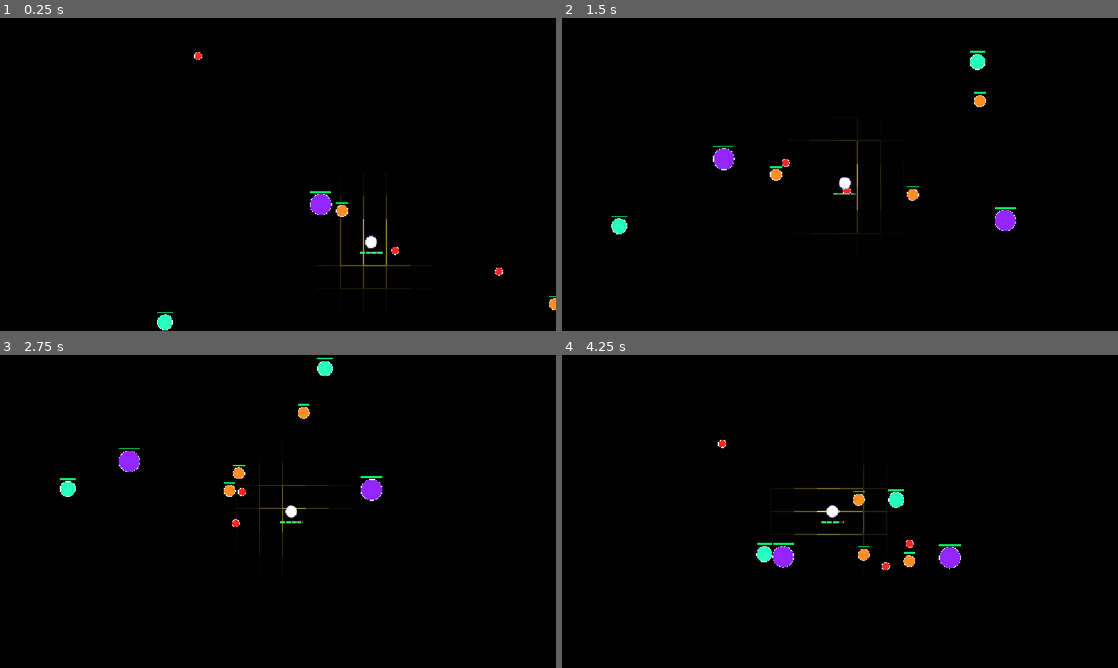
Above: before the commit, frames 1-4 (two rows, left to right).
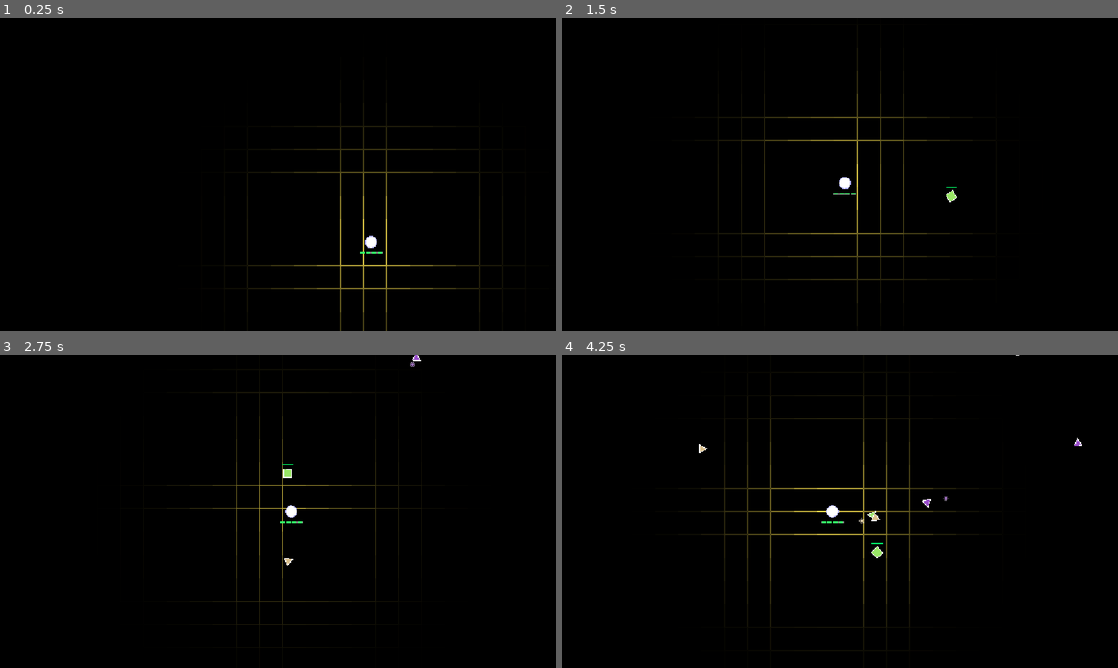
Above: after the commit, the same moments.

Repository: prime399/beatgrid-new
Game: Godot game, scene res://control.tscn
Two runs of this game, one before a commit and one after it. Both use one fixed random seed, a clock stepped at 60 frames per second and the inputs below.
Inputs (mouse positions are in pixels of both pictures, inside the frame that each line leads up to):
- Up to frame 1 (0.25 s): no input
- Up to frame 2 (1.5 s): tap Enter at 0.5 s; move the mouse to (962, 158) at 0.52 s; hold Right (ui_right) 0.53-1.28 s; move the mouse to (728, 190) at 1.27 s; hold Down (ui_down) from 1.28 s (still down)
- Up to frame 3 (2.75 s): move the mouse to (333, 442) at 2.02 s; release Down (ui_down) at 2.03 s; hold Right (ui_right) from 2.03 s (still down)
- Up to frame 4 (4.25 s): move the mouse to (812, 574) at 2.77 s; release Right (ui_right) at 2.78 s; hold Up (ui_up) 2.78-3.53 s; move the mouse to (1006, 558) at 3.52 s; hold Left (ui_left) from 3.53 s (still down)

The runs differ from the first frame. In frame 1, 1.9% of the frame differs, in the area x 28-100%, y 10-100%; in frame 2, 2.4%; in frame 3, 1.9%; in frame 4, 2.9%, in the area x 24-94%, y 0-88%.

Commit message:
Refactor enemies to spawn shapes and chain lasers

Diff:
--- a/control.tscn
+++ b/control.tscn
@@ -27,7 +27,7 @@
 script = ExtResource("2_62e2m")
 
 [node name="Enemies" type="Node2D" parent="." unique_id=1820971810]
-position = Vector2(-4, 5)
+position = Vector2(-7, 5)
 script = ExtResource("3_ee4bf")
 
 [node name="Player" type="Node2D" parent="." unique_id=640842919]
--- a/enemies.gd
+++ b/enemies.gd
@@ -7,35 +7,119 @@
 const CONTACT_COOLDOWN = 0.8
 const PLAYER_RADIUS = 12.0
 
-const ENEMY_TYPES = [
-	{"hp": 1, "size": 8.0,  "speed_min": 80.0,  "speed_max": 150.0, "hue": 0.0,  "damage": 1, "chase": 0.5},
-	{"hp": 2, "size": 12.0, "speed_min": 60.0,  "speed_max": 120.0, "hue": 0.08, "damage": 2, "chase": 0.35},
-	{"hp": 3, "size": 16.0, "speed_min": 50.0,  "speed_max": 100.0, "hue": 0.45, "damage": 3, "chase": 0.25},
-	{"hp": 5, "size": 22.0, "speed_min": 30.0,  "speed_max": 70.0,  "hue": 0.75, "damage": 5, "chase": 0.15},
+const TRI_COLORS = [
+	Color(0.85, 0.75, 0.55),
+	Color(0.6, 0.3, 0.8),
+	Color(1.0, 0.95, 0.3),
+	Color(0.6, 0.9, 0.4),
 ]
+const SQR_COLORS = [
+	Color(0.85, 0.75, 0.55),
+	Color(0.6, 0.3, 0.8),
+	Color(1.0, 0.95, 0.3),
+	Color(0.6, 0.9, 0.4),
+]
+const HEX_COLORS = [
+	Color(0.95, 0.95, 0.95),
+	Color(0.85, 0.75, 0.55),
+]
+
+const PROJ_SPEED = 130.0
+const PROJ_TURN = 1.2
+const PROJ_RADIUS = 5.0
+const PROJ_LIFETIME = 7.0
+const TRI_SHOOT_CD = 2.5
+const TRI_SIGHT_RANGE = 500.0
+
+const HEX_SPAWN_CD = 20.0
+const HEX_MAX_MINIONS = 3
 
 var enemies: Array = []
+var projectiles: Array = []
 var particles: Array = []
 
 func _ready() -> void:
-	var center = Vector2(MAP_W / 2.0, MAP_H / 2.0)
-	for i in range(10):
-		var etype = ENEMY_TYPES[i % ENEMY_TYPES.size()]
-		var offset = Vector2(randf_range(-500, 500), randf_range(-400, 400))
-		var e = {
-			"pos": center + offset,
-			"vel": Vector2.from_angle(randf() * TAU) * randf_range(etype.speed_min, etype.speed_max),
-			"color": Color.from_hsv(etype.hue, 0.85, 1.0),
-			"size": etype.size,
-			"hp": etype.hp,
-			"max_hp": etype.hp,
-			"flash": 0.0,
-			"damage": etype.damage,
-			"chase": etype.chase,
-			"contact_cd": 0.0,
-			"base_speed": randf_range(etype.speed_min, etype.speed_max),
-		}
-		enemies.append(e)
+	_spawn_initial_enemies()
+
+func _spawn_initial_enemies():
+	var spawn_points = _get_scattered_positions(15, 200.0)
+	var tri_count = 8
+	var sqr_count = 5
+	var hex_count = 2
+
+	for i in range(tri_count):
+		if i >= spawn_points.size():
+			break
+		enemies.append(_make_triangle(spawn_points[i]))
+
+	for i in range(sqr_count):
+		var idx = tri_count + i
+		if idx >= spawn_points.size():
+			break
+		enemies.append(_make_square(spawn_points[idx]))
+
+	for i in range(hex_count):
+		var idx = tri_count + sqr_count + i
+		if idx >= spawn_points.size():
+			break
+		enemies.append(_make_hexagon(spawn_points[idx]))
+
+func _get_scattered_positions(count: int, min_dist: float) -> Array:
+	var positions: Array = []
+	var player_pos = Vector2(MAP_W / 2.0, MAP_H / 2.0)
+	var x_min = ARENA_INSET + CORNER_R
+	var x_max = MAP_W - ARENA_INSET - CORNER_R
+	var y_min = ARENA_INSET + CORNER_R
+	var y_max = MAP_H - ARENA_INSET - CORNER_R
+	var attempts = 0
+	while positions.size() < count and attempts < 500:
+		attempts += 1
+		var pos = Vector2(randf_range(x_min, x_max), randf_range(y_min, y_max))
+		if pos.distance_to(player_pos) < 300.0:
+			continue
+		var too_close = false
+		for p in positions:
+			if pos.distance_to(p) < min_dist:
+				too_close = true
+				break
+		if not too_close:
+			positions.append(pos)
+	return positions
+
+func _make_triangle(pos: Vector2) -> Dictionary:
+	var c = TRI_COLORS[randi() % TRI_COLORS.size()]
+	return {
+		"type": "triangle", "pos": pos,
+		"vel": Vector2.from_angle(randf() * TAU) * randf_range(80, 140),
+		"color": c, "size": 10.0, "hp": 1, "max_hp": 1,
+		"flash": 0.0, "damage": 1, "chase": 0.5,
+		"contact_cd": 0.0, "base_speed": randf_range(80, 140),
+		"shoot_cd": randf_range(0.5, TRI_SHOOT_CD),
+		"angle": randf() * TAU, "owner_id": -1,
+	}
+
+func _make_square(pos: Vector2) -> Dictionary:
+	var c = SQR_COLORS[randi() % SQR_COLORS.size()]
+	return {
+		"type": "square", "pos": pos,
+		"vel": Vector2.from_angle(randf() * TAU) * randf_range(50, 90),
+		"color": c, "size": 12.0, "hp": 2, "max_hp": 2,
+		"flash": 0.0, "damage": 2, "chase": 0.3,
+		"contact_cd": 0.0, "base_speed": randf_range(50, 90),
+		"shoot_cd": 0.0, "angle": randf() * TAU, "owner_id": -1,
+	}
+
+func _make_hexagon(pos: Vector2) -> Dictionary:
+	var c = HEX_COLORS[randi() % HEX_COLORS.size()]
+	return {
+		"type": "hexagon", "pos": pos,
+		"vel": Vector2.ZERO, "color": c, "size": 28.0,
+		"hp": 8, "max_hp": 8, "flash": 0.0, "damage": 3,
+		"chase": 0.0, "contact_cd": 0.0, "base_speed": 0.0,
+		"shoot_cd": 0.0, "angle": randf() * TAU,
+		"spawn_cd": randf_range(1.0, HEX_SPAWN_CD),
+		"minion_count": 0, "hex_id": randi(), "owner_id": -1,
+	}
 
 func damage_in_line(start: Vector2, end: Vector2, hit_radius: float, damage: int):
 	var to_remove = []
@@ -47,8 +131,7 @@
 			if e.hp <= 0:
 				to_remove.append(e)
 	for e in to_remove:
-		_spawn_death_particles(e)
-		enemies.erase(e)
+		_on_enemy_death(e)
 
 func repel_from_line(a: Vector2, b: Vector2, thickness: float, push_dir: Vector2, _push_force: float, delta: float):
 	var push_dist = 48.0 * 2.5
@@ -57,20 +140,27 @@
 		if dist < thickness + e.size:
 			e.pos += push_dir.normalized() * push_dist * delta / 0.35
 
-func _spawn_death_particles(e):
+func _on_enemy_death(e: Dictionary):
+	_spawn_death_particles(e)
+	if e.type == "hexagon":
+		for other in enemies:
+			if other.get("owner_id", -1) == e.get("hex_id", -1):
+				other.owner_id = -1
+	enemies.erase(e)
+
+func _spawn_death_particles(e: Dictionary):
 	var count = int(e.size * 1.2) + 8
 	for i in range(count):
-		var angle = randf() * TAU
+		var a = randf() * TAU
 		var speed = randf_range(120, 350)
 		particles.append({
-			"pos": e.pos + Vector2.from_angle(angle) * randf_range(0, e.size * 0.5),
-			"vel": Vector2.from_angle(angle) * speed,
+			"pos": e.pos + Vector2.from_angle(a) * randf_range(0, e.size * 0.5),
+			"vel": Vector2.from_angle(a) * speed,
 			"rot_speed": randf_range(-12.0, 12.0),
 			"angle": randf() * TAU,
 			"size": randf_range(2.0, e.size * 0.5),
 			"color": e.color.lightened(randf_range(-0.1, 0.3)),
-			"life": randf_range(0.4, 0.7),
-			"max_life": 0.7,
+			"life": randf_range(0.4, 0.7), "max_life": 0.7,
 		})
 
 func _point_to_segment_dist(p: Vector2, a: Vector2, b: Vector2) -> float:
@@ -83,33 +173,90 @@
 
 func _process(delta: float) -> void:
 	var player_pos = get_node("../Player").position
+	var player_node = get_node("../Player")
 
 	for e in enemies:
-		var to_player = (player_pos - e.pos).normalized()
-		var chase_vel = to_player * e.base_speed * 1.5
-		e.vel = e.vel.lerp(chase_vel, e.chase * delta * 3.0)
-
-		var old_pos = e.pos
-		e.pos += e.vel * delta
-		e.pos = _clamp_rounded_rect(e.pos, e.size)
-		if e.pos != old_pos + e.vel * delta:
-			var diff = e.pos - old_pos
-			if abs(diff.x) < 0.01:
-				e.vel.x *= -1
-			if abs(diff.y) < 0.01:
-				e.vel.y *= -1
+		e.angle += delta * 0.5
+
+		if e.type == "hexagon":
+			_process_hexagon(e, player_pos, delta)
+		else:
+			var to_player = (player_pos - e.pos).normalized()
+			var chase_vel = to_player * e.base_speed * 1.5
+			e.vel = e.vel.lerp(chase_vel, e.chase * delta * 3.0)
+			e.pos += e.vel * delta
+			e.pos = _clamp_rounded_rect(e.pos, e.size)
+
+		if e.type == "triangle":
+			_process_triangle_shoot(e, player_pos, delta)
 
 		if e.flash > 0.0:
 			e.flash -= delta
-
 		if e.contact_cd > 0.0:
 			e.contact_cd -= delta
 		elif e.pos.distance_to(player_pos) < e.size + PLAYER_RADIUS:
-			get_node("../Player").take_damage(e.damage)
+			player_node.take_damage(e.damage)
 			e.contact_cd = CONTACT_COOLDOWN
-			var knockback = (e.pos - player_pos).normalized()
-			e.vel = knockback * e.base_speed * 2.0
-
+			if e.base_speed > 0:
+				e.vel = (e.pos - player_pos).normalized() * e.base_speed * 2.0
+
+	_process_projectiles(delta, player_pos, player_node)
+	_process_particles(delta)
+	queue_redraw()
+
+func _process_hexagon(e: Dictionary, _player_pos: Vector2, delta: float):
+	e.spawn_cd -= delta
+	if e.spawn_cd <= 0.0:
+		e.spawn_cd = HEX_SPAWN_CD + randf_range(-1.0, 1.0)
+		if e.minion_count < HEX_MAX_MINIONS:
+			var offset = Vector2.from_angle(randf() * TAU) * (e.size + 20.0)
+			var minion: Dictionary
+			if randf() < 0.6:
+				minion = _make_triangle(e.pos + offset)
+			else:
+				minion = _make_square(e.pos + offset)
+			minion.owner_id = e.hex_id
+			enemies.append(minion)
+			e.minion_count += 1
+
+func _process_triangle_shoot(e: Dictionary, player_pos: Vector2, delta: float):
+	e.shoot_cd -= delta
+	if e.shoot_cd <= 0.0:
+		e.shoot_cd = TRI_SHOOT_CD + randf_range(-0.5, 0.5)
+		var dist = e.pos.distance_to(player_pos)
+		if dist < TRI_SIGHT_RANGE:
+			var dir = (player_pos - e.pos).normalized()
+			projectiles.append({
+				"pos": e.pos + dir * (e.size + PROJ_RADIUS + 2.0),
+				"vel": dir * PROJ_SPEED,
+				"life": PROJ_LIFETIME, "color": e.color.lightened(0.3),
+			})
+
+func _process_projectiles(delta: float, player_pos: Vector2, player_node):
+	var dead = []
+	for p in projectiles:
+		var to_player = (player_pos - p.pos).normalized()
+		p.vel = p.vel.normalized().lerp(to_player, PROJ_TURN * delta).normalized() * PROJ_SPEED
+		p.pos += p.vel * delta
+		p.life -= delta
+
+		if p.life <= 0.0:
+			dead.append(p)
+			continue
+
+		var clamped = _clamp_rounded_rect(p.pos, PROJ_RADIUS)
+		if clamped != p.pos:
+			dead.append(p)
+			continue
+
+		if p.pos.distance_to(player_pos) < PROJ_RADIUS + PLAYER_RADIUS:
+			player_node.take_damage(1)
+			dead.append(p)
+
+	for p in dead:
+		projectiles.erase(p)
+
+func _process_particles(delta: float):
 	var dead = []
 	for p in particles:
 		p.life -= delta
@@ -122,8 +269,6 @@
 	for p in dead:
 		particles.erase(p)
 
-	queue_redraw()
-
 func _clamp_rounded_rect(pos: Vector2, margin: float) -> Vector2:
 	var x0 = ARENA_INSET + margin
 	var y0 = ARENA_INSET + margin
@@ -135,21 +280,16 @@
 	pos.y = clamp(pos.y, y0, y1)
 
 	var corners = [
-		Vector2(x0 + r, y0 + r),
-		Vector2(x1 - r, y0 + r),
-		Vector2(x1 - r, y1 - r),
-		Vector2(x0 + r, y1 - r),
+		Vector2(x0 + r, y0 + r), Vector2(x1 - r, y0 + r),
+		Vector2(x1 - r, y1 - r), Vector2(x0 + r, y1 - r),
 	]
-	for c in corners:
+	for idx in range(4):
+		var c = corners[idx]
 		var in_corner = false
-		if c == corners[0] and pos.x < c.x and pos.y < c.y:
-			in_corner = true
-		elif c == corners[1] and pos.x > c.x and pos.y < c.y:
-			in_corner = true
-		elif c == corners[2] and pos.x > c.x and pos.y > c.y:
-			in_corner = true
-		elif c == corners[3] and pos.x < c.x and pos.y > c.y:
-			in_corner = true
+		if idx == 0 and pos.x < c.x and pos.y < c.y: in_corner = true
+		elif idx == 1 and pos.x > c.x and pos.y < c.y: in_corner = true
+		elif idx == 2 and pos.x > c.x and pos.y > c.y: in_corner = true
+		elif idx == 3 and pos.x < c.x and pos.y > c.y: in_corner = true
 		if in_corner:
 			var offset = pos - c
 			if offset.length() > r:
@@ -162,25 +302,58 @@
 		var c = p.color
 		c.a = t
 		var s = p.size * (0.3 + 0.7 * t)
-		var points = PackedVector2Array()
+		var pts = PackedVector2Array()
 		for i in range(3):
 			var a = p.angle + float(i) * TAU / 3.0
-			points.append(p.pos + Vector2.from_angle(a) * s)
-		draw_colored_polygon(points, c)
-		draw_polyline(points + PackedVector2Array([points[0]]), Color(c, c.a * 0.5), 1.0)
+			pts.append(p.pos + Vector2.from_angle(a) * s)
+		draw_colored_polygon(pts, c)
+		draw_polyline(pts + PackedVector2Array([pts[0]]), Color(c, c.a * 0.5), 1.0)
+
+	for p in projectiles:
+		var alpha = clamp(p.life / PROJ_LIFETIME, 0.0, 1.0)
+		draw_circle(p.pos, PROJ_RADIUS, Color(p.color, alpha * 0.4))
+		draw_circle(p.pos, PROJ_RADIUS * 0.5, Color(p.color, alpha))
+		draw_arc(p.pos, PROJ_RADIUS, 0, TAU, 12, Color(1, 1, 1, alpha * 0.3), 1.0)
 
 	for e in enemies:
 		var c = e.color
 		if e.flash > 0.0:
 			c = Color.WHITE
-		draw_circle(e.pos, e.size, c)
-		draw_arc(e.pos, e.size, 0, TAU, 24, Color.WHITE, 1.0)
+		match e.type:
+			"triangle": _draw_triangle(e, c)
+			"square": _draw_square(e, c)
+			"hexagon": _draw_hexagon(e, c)
 
 		if e.max_hp > 1:
 			var bar_w = e.size * 2.0
 			var bar_h = 3.0
 			var bar_x = e.pos.x - bar_w / 2.0
-			var bar_y = e.pos.y - e.size - 6.0
+			var bar_y = e.pos.y - e.size - 8.0
 			draw_rect(Rect2(bar_x, bar_y, bar_w, bar_h), Color(0.2, 0.2, 0.2))
 			var fill = float(e.hp) / e.max_hp
 			draw_rect(Rect2(bar_x, bar_y, bar_w * fill, bar_h), Color(0.0, 1.0, 0.4))
+
+func _draw_triangle(e: Dictionary, c: Color):
+	var pts = PackedVector2Array()
+	for i in range(3):
+		var a = e.angle + float(i) * TAU / 3.0 - PI / 2.0
+		pts.append(e.pos + Vector2.from_angle(a) * e.size)
+	draw_colored_polygon(pts, c)
+	draw_polyline(pts + PackedVector2Array([pts[0]]), Color.WHITE, 1.5)
+
+func _draw_square(e: Dictionary, c: Color):
+	var pts = PackedVector2Array()
+	for i in range(4):
+		var a = e.angle + float(i) * TAU / 4.0 + PI / 4.0
+		pts.append(e.pos + Vector2.from_angle(a) * e.size)
+	draw_colored_polygon(pts, c)
+	draw_polyline(pts + PackedVector2Array([pts[0]]), Color.WHITE, 1.5)
+
+func _draw_hexagon(e: Dictionary, c: Color):
+	var pts = PackedVector2Array()
+	for i in range(6):
+		var a = e.angle + float(i) * TAU / 6.0
+		pts.append(e.pos + Vector2.from_angle(a) * e.size)
+	draw_colored_polygon(pts, c)
+	draw_polyline(pts + PackedVector2Array([pts[0]]), Color.WHITE, 2.0)
+	draw_arc(e.pos, e.size * 0.5, 0, TAU, 12, Color(1, 1, 1, 0.3), 1.5)
--- a/grid.gd
+++ b/grid.gd
@@ -5,7 +5,7 @@
 const BASE_COLOR       = Color(0.0, 0.0, 0.0, 1.0)
 const GLOW_COLOR       = Color(1.0, 0.902, 0.314, 1.0)
 const LASER_GLOW_COLOR = Color(0.3, 0.6, 1.0)
-const INFLUENCE_RADIUS = 4.0
+const INFLUENCE_RADIUS = 10.0
 const LASER_GLOW_RADIUS = 4.0
 const MAP_W            = 3200.0
 const MAP_H            = 2400.0
--- a/player.gd
+++ b/player.gd
@@ -9,7 +9,7 @@
 
 const LASER_DAMAGE = 1
 const LASER_HIT_RADIUS = 20.0
-const LASER_FADE_TIME = 0.3
+const LASER_FADE_TIME = 0.7
 
 const SHIELD_MIN_W = 40.0
 const SHIELD_MAX_W = 180.0
@@ -24,8 +24,7 @@
 const INVULN_TIME = 0.8
 
 var laser_active: bool = false
-var laser_start: Vector2
-var laser_end: Vector2
+var laser_segments: Array = []
 var laser_timer: float = 0.0
 
 var shield_active: bool = false
@@ -59,15 +58,15 @@
 	if dist < 1.0:
 		return
 	dir = dir.normalized()
-	laser_start = position + dir * 15.0
-	laser_end = position + dir * dist
+	var start = position + dir * 15.0
+	var end = position + dir * dist
 	laser_active = true
 	laser_timer = LASER_FADE_TIME
 
-	get_node("../Grid").set_laser(laser_start, laser_end, LASER_FADE_TIME)
-
 	var enemies_node = get_node("../Enemies")
-	enemies_node.damage_in_line(laser_start, laser_end, LASER_HIT_RADIUS, LASER_DAMAGE)
+	laser_segments = enemies_node.chain_laser(start, end, LASER_HIT_RADIUS, LASER_DAMAGE)
+
+	get_node("../Grid").set_chain_laser(laser_segments, LASER_FADE_TIME)
 
 func _fire_shield():
 	var mouse_world = get_global_mouse_position()
@@ -166,11 +165,17 @@
 
 	if laser_active:
 		var alpha = laser_timer / LASER_FADE_TIME
-		var local_start = laser_start - position
-		var local_end = laser_end - position
-		draw_line(local_start, local_end, Color(0.2, 0.5, 1.0, alpha * 0.3), 12.0)
-		draw_line(local_start, local_end, Color(0.4, 0.7, 1.0, alpha * 0.6), 4.0)
-		draw_line(local_start, local_end, Color(0.8, 0.9, 1.0, alpha), 1.5)
+		for seg in laser_segments:
+			var ls = seg.from - position
+			var le = seg.to - position
+			draw_line(ls, le, Color(0.2, 0.5, 1.0, alpha * 0.3), 12.0)
+			draw_line(ls, le, Color(0.4, 0.7, 1.0, alpha * 0.6), 4.0)
+			draw_line(ls, le, Color(0.8, 0.9, 1.0, alpha), 1.5)
+		for i in range(1, laser_segments.size()):
+			var hit_pos = laser_segments[i].from - position
+			var ring_alpha = alpha * 0.8
+			draw_arc(hit_pos, 15.0 * (1.0 + (1.0 - alpha) * 0.5), 0, TAU, 16, Color(0.5, 0.8, 1.0, ring_alpha * 0.4), 3.0)
+			draw_arc(hit_pos, 8.0, 0, TAU, 12, Color(0.8, 0.95, 1.0, ring_alpha), 2.0)
 
 	if shield_active:
 		var t = shield_timer / SHIELD_DURATION
